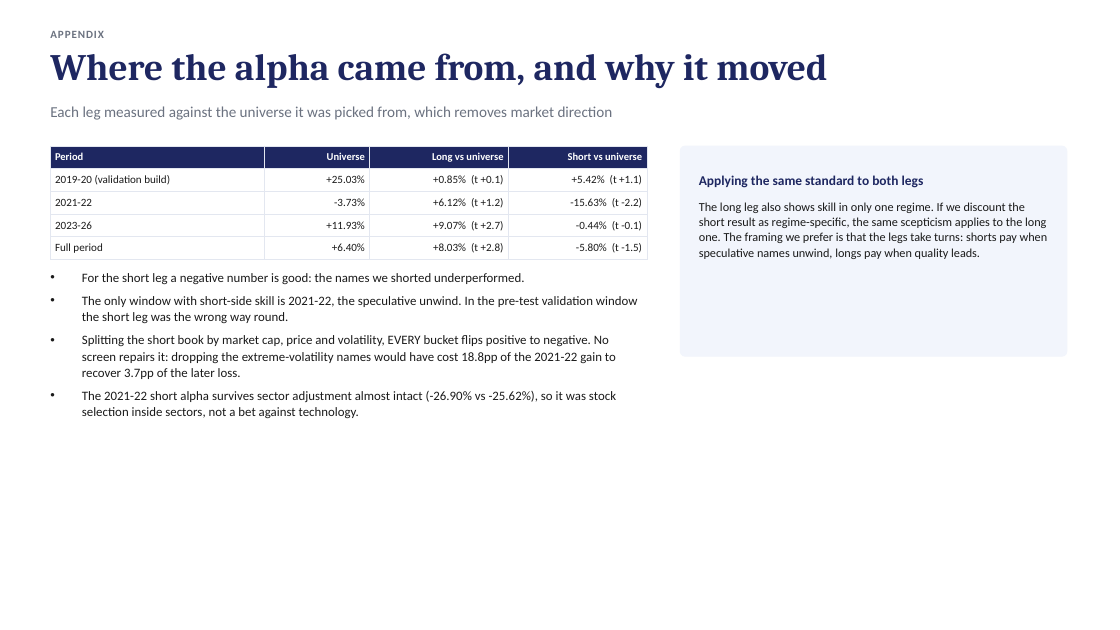
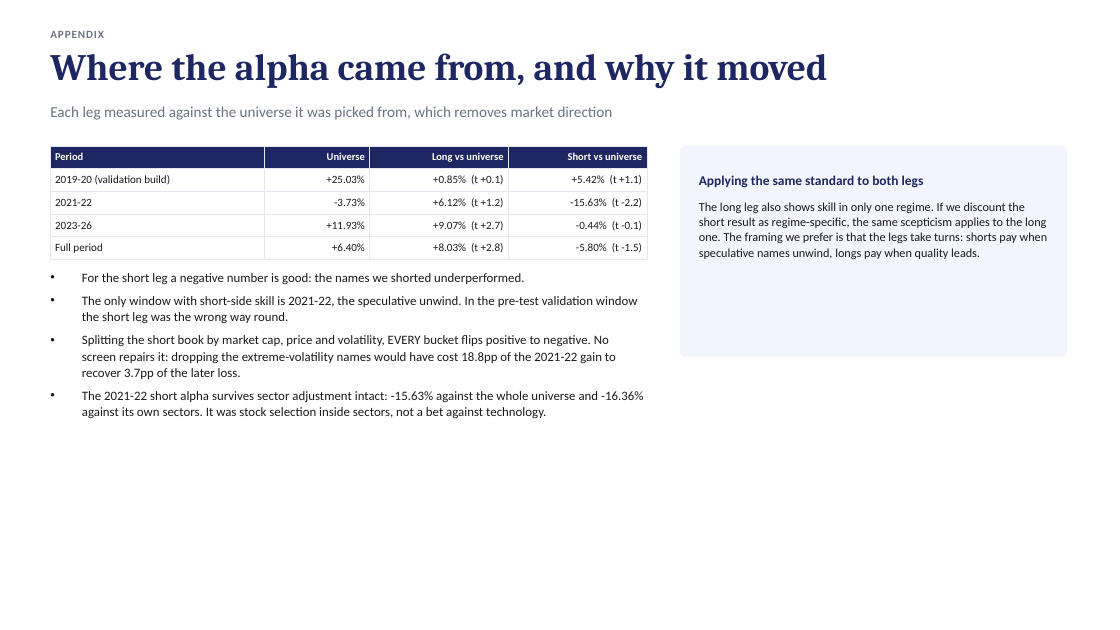
Before and after one commit to TonyTran03/hackathonfiam_zzz, a slide deck: slide 9 of 05_submission/FIAM_deck.pptx. Drawn at 1120x630 pixels with LibreOffice and Linux fonts; fonts in the diff are those of the drawing. Boxes give left, top, right and bottom in pixels: in the first picture for what was removed or moved away, otherwise in the second. Text is boxed around its words. In the diff, an @@ line names an element or a change of style, - is before the commit and + after.

```diff
--- a/05_submission/FIAM_deck.pptx
+++ b/05_submission/FIAM_deck.pptx
@@ text at box(82, 391, 643, 418): text changed @@
-• The 2021-22 short alpha survives sector adjustment almost intact (-26.90% vs -25.62%), so it was stock selection inside sectors, not a bet against technology.
+• The 2021-22 short alpha survives sector adjustment intact: -15.63% against the whole universe and -16.36% against its own sectors. It was stock selection inside sectors, not a bet against technology.
```
Also in this commit, not shown: 1 other slide changed, 6 other files.
